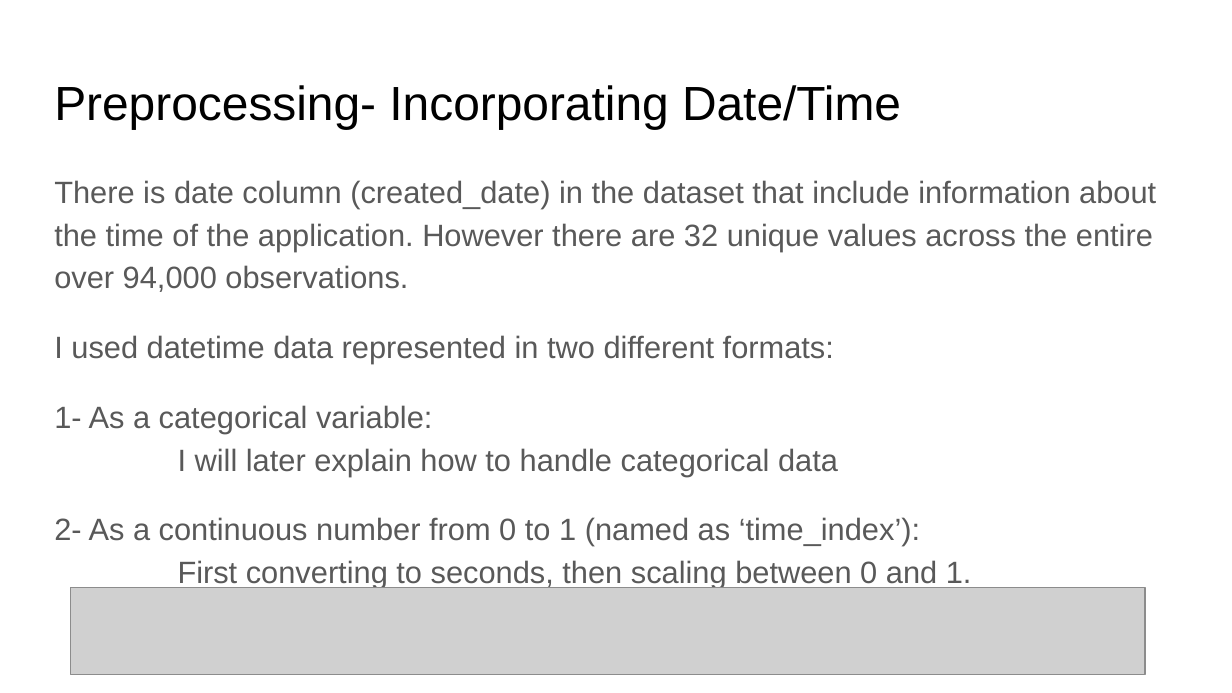
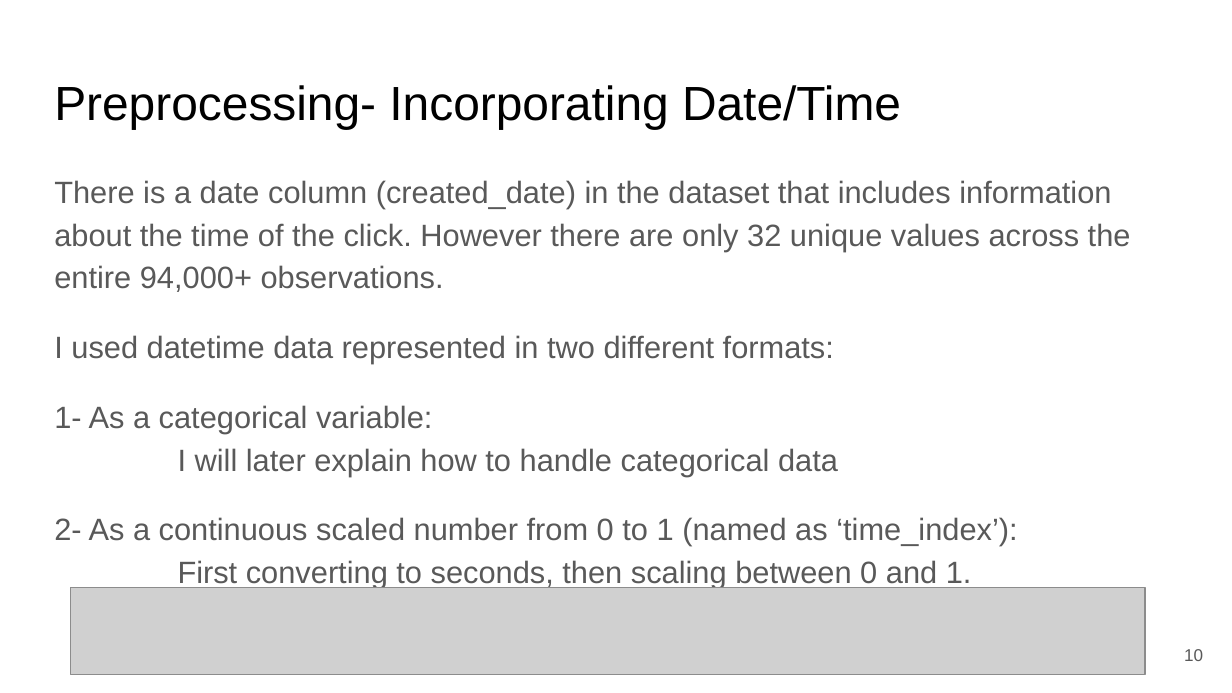
Before and after one commit to bnasr/FFN-CaseStudy, a slide deck: slide 10 of DS Growth Case Study.pptx. Drawn at 1232x693 pixels with LibreOffice and Linux fonts; fonts in the diff are those of the drawing; grey boxes stand for pictures. Boxes give left, top, right and bottom in pixels: in the first picture for what was removed or moved away, otherwise in the second. Text is boxed around its words. In the diff, an @@ line names an element or a change of style, - is before the commit and + after.

```diff
--- a/DS Growth Case Study.pptx
+++ b/DS Growth Case Study.pptx
@@ text at [54, 180, 1131, 292]: text changed @@
-There is date column (created_date) in the dataset that include information about the time of the application. However there are 32 unique values across the entire over 94,000 observations.
+There is a date column (created_date) in the dataset that includes information about the time of the click. However there are only 32 unique values across the entire 94,000+ observations.
@@ text at [54, 517, 1017, 589]: text changed @@
-2- As a continuous number from 0 to 1 (named as ‘time_index’):
-First converting to seconds, then scaling between 0 and 1.
+2- As a continuous scaled number from 0 to 1 (named as ‘time_index’):
+First converting to seconds, then scaling between 0 and 1.
@@ page number added at [1184, 649, 1203, 661], 10 pt, text #595959 @@
+10
```
Also in this commit, not shown: 23 other slides changed, 1 slide added, 1 other file.
